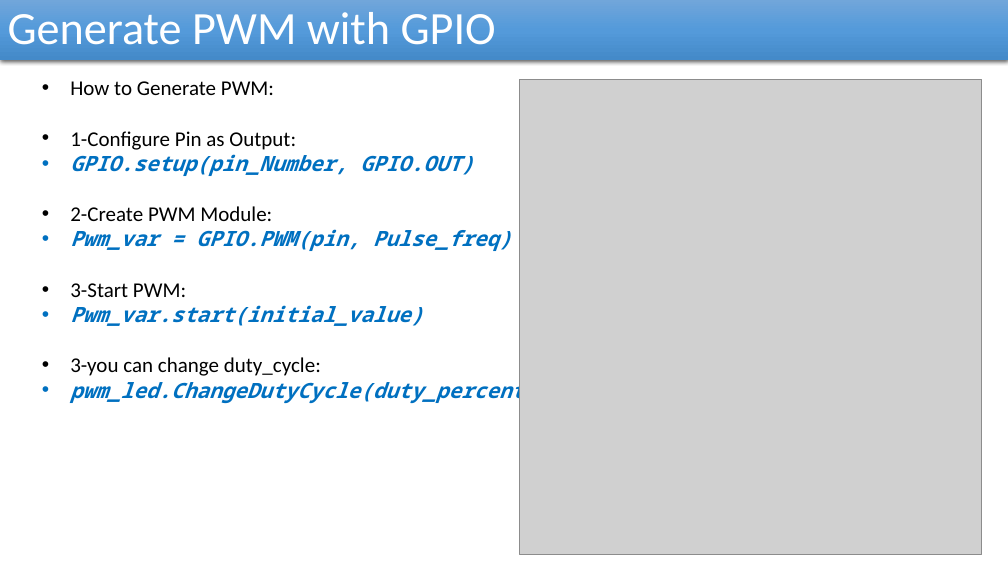
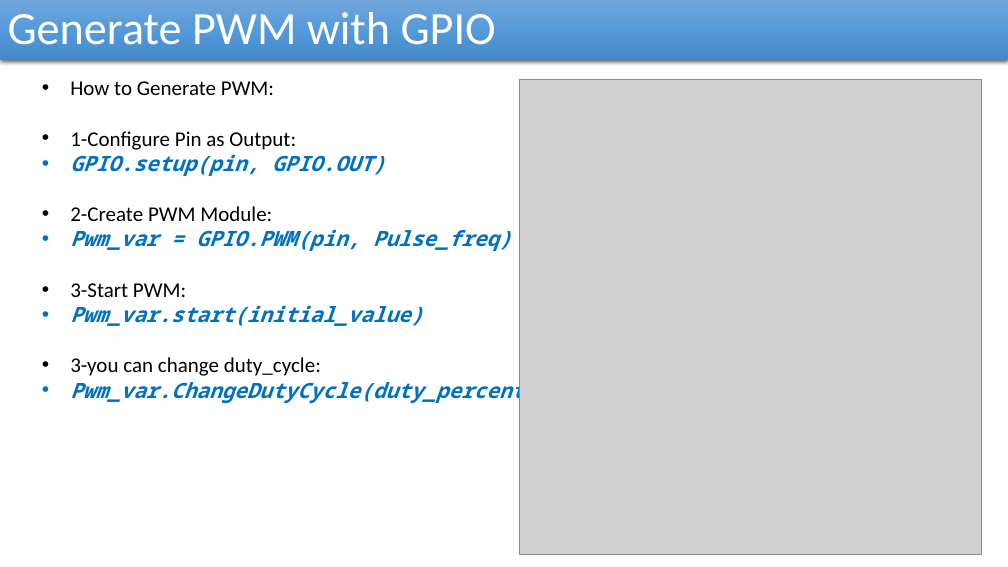
Before and after one commit to reza-arjmandi/rpi-course, a slide deck: slide 13 of session3/presentation/Raspberry_pi_Controlling_Hardware.pptx. Drawn at 1008x567 pixels with LibreOffice and Linux fonts; fonts in the diff are those of the drawing; grey boxes stand for pictures. Boxes give left, top, right and bottom in pixels: in the first picture for what was removed or moved away, otherwise in the second. Text is boxed around its words. In the diff, an @@ line names an element or a change of style, - is before the commit and + after.

Commit message:
fix some mistake on presentation file

```diff
--- a/session3/presentation/Raspberry_pi_Controlling_Hardware.pptx
+++ b/session3/presentation/Raspberry_pi_Controlling_Hardware.pptx
@@ text at [70,154,386,176]: text changed @@
-• GPIO.setup(pin_Number, GPIO.OUT)
+• GPIO.setup(pin, GPIO.OUT)
@@ text at [70,377,537,403]: text changed @@
-• pwm_led.ChangeDutyCycle(duty_percent)
+• Pwm_var.ChangeDutyCycle(duty_percent)
```
